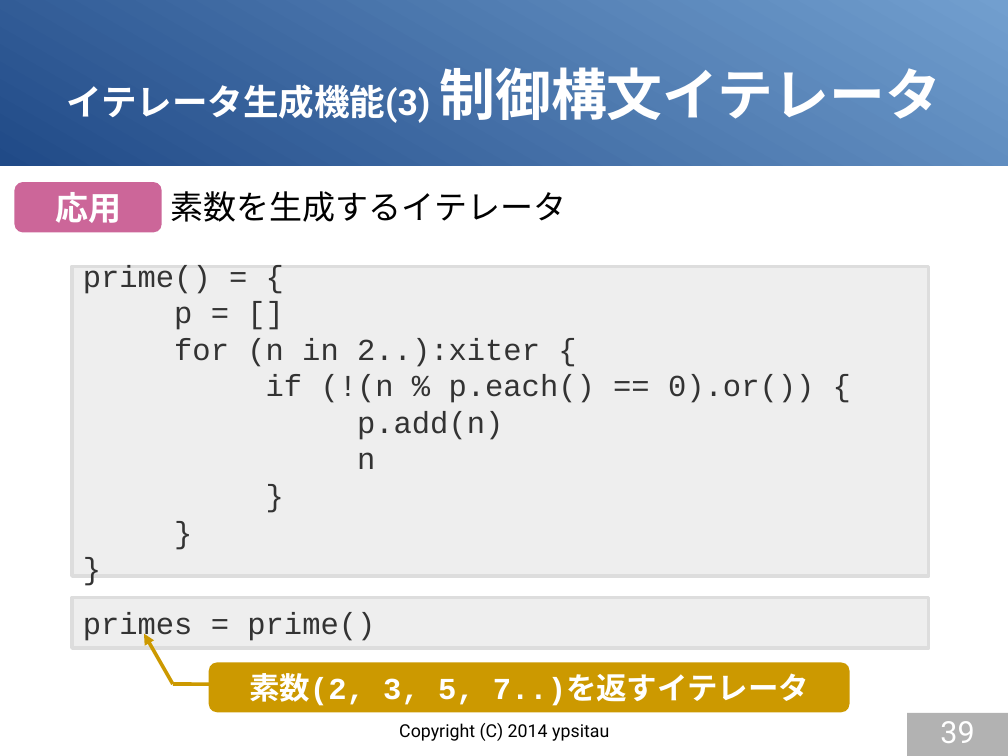
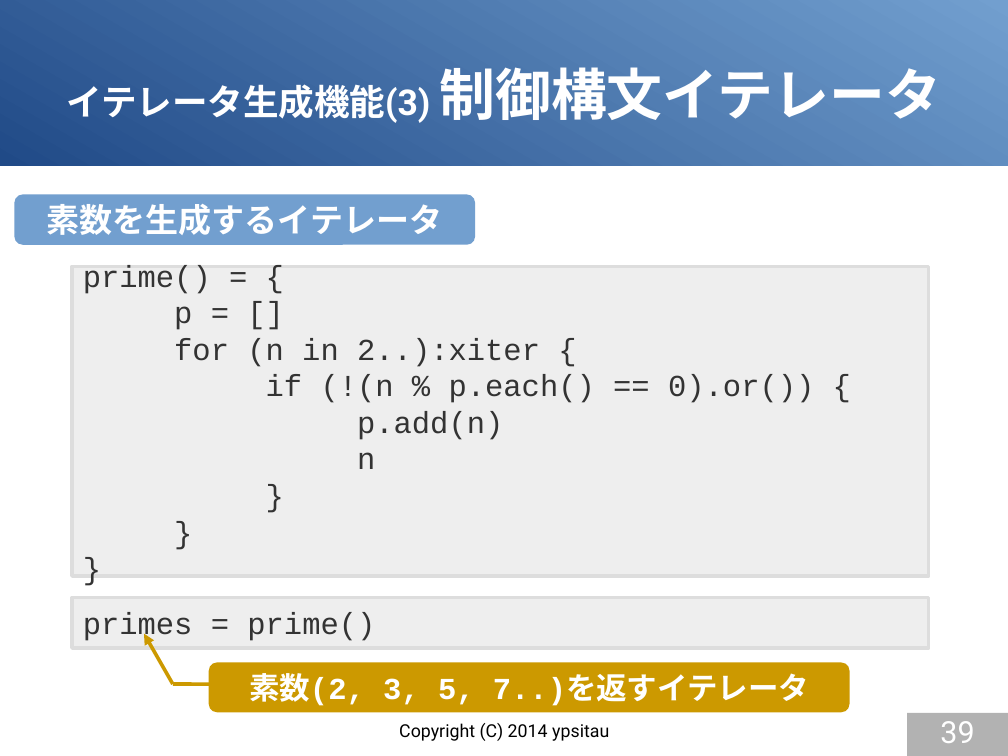
Before and after one commit to gura-lang/gura-doc, a slide deck: slide 39 of presentation/gura-introduction.odp. Drawn at 1008x756 pixels with LibreOffice and Linux fonts; fonts in the diff are those of the drawing. Boxes give left, top, right and bottom in pixels: in the first picture for what was removed or moved away, otherwise in the second. Text is boxed around its words. In the diff, an @@ line names an element or a change of style, - is before the commit and + after.

```diff
--- a/presentation/gura-introduction.odp
+++ b/presentation/gura-introduction.odp
@@ rounded rectangle "素数を生成するイテレータ": place and size @@
-rounded rectangle "素数を生成するイテレータ" at (171,191,567,222)
+rounded rectangle "素数を生成するイテレータ" at (15,195,476,245)
@@ rounded rectangle "素数を生成するイテレータ" at (15,195,476,245): text colour #000000 to #FFFFFF, bold on; alignment left to centre; vertical alignment top to middle; fill none to #729FCF @@
@@ rounded rectangle removed at (15,182,162,232) @@
-応用
```
Also in this commit, not shown: 8 other slides changed.
